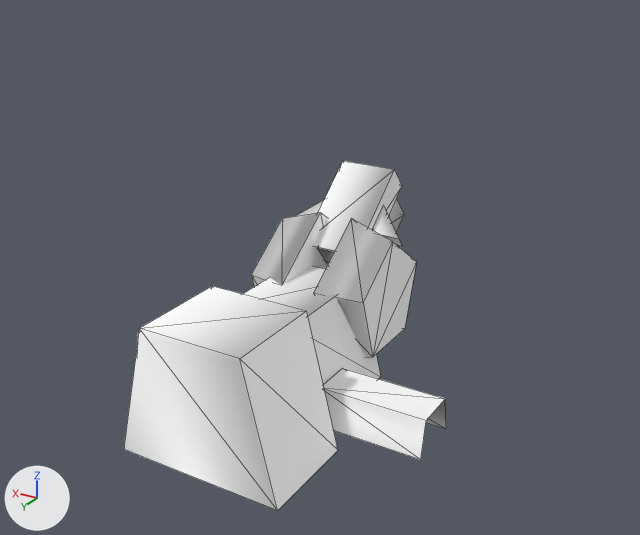
One commit to the OBJ model Assets/Art/Nova1492/GXConverted/Models/UnitParts/ArmWeapons/datan_common_n_arm62_knst_ebcd5b3d.obj: the scene before it, then after it.
Camera for both pictures: a 50 mm lens placed at (-0.984, 1.525, 1.107), pointed at (-0.031, -0.063, 0.313). Lighting does not change. The marker at lower left points along +X, +Y and +Z. The older version comes first. Mesh edges are drawn as thin lines. Where no turn or scale is listed for an object, it has been applied to the vertices.

Names of what the first picture shows: 'datan_common_n_arm62_knst_ebcd5b3d'.
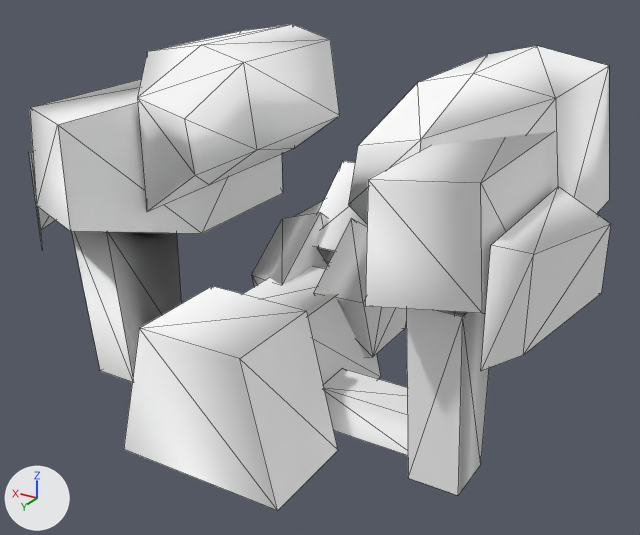
Pixel boxes (x1, y1, x2, y2) of what changed, in the pictures (640 x 535 px):
'datan_common_n_arm62_knst_ebcd5b3d_mesh02', added: after (348, 46, 611, 371)
'datan_common_n_arm62_knst_ebcd5b3d_mesh05', added: after (29, 24, 340, 247)
'datan_common_n_arm62_knst_ebcd5b3d_mesh01', added: after (406, 309, 489, 495)
'datan_common_n_arm62_knst_ebcd5b3d_mesh04', added: after (72, 231, 182, 382)

The change, as a list of edits to the scene's bpy script:
```text
Add me_datan_common_n_arm62_knst_ebcd5b3d_mesh05:
    me_datan_common_n_arm62_knst_ebcd5b3d_mesh05.from_pydata(...)  # 34 vertices, 45 faces; spans x 0.188..0.647, y -0.53..0.315, z 0.304..0.768
    me_datan_common_n_arm62_knst_ebcd5b3d_mesh05.materials.append(mat_datan_common_n_arm62_knst_ebcd5b3d)  # its picture is missing
Add me_datan_common_n_arm62_knst_ebcd5b3d_mesh04:
    me_datan_common_n_arm62_knst_ebcd5b3d_mesh04.from_pydata([(0.368, -0.043, -0.001), (0.368, -0.043, 0.413), (0.368, 0.193, 0.413), (0.368, 0.151, -0.001), (0.477, 0.032, -0.001), (0.477, 0.151, -0.001), (0.477, 0.193, 0.413), (0.477, 0.032, 0.413)], [], [(0, 1, 2), (2, 3, 0), (4, 5, 6), (6, 7, 4), (3, 2, 6), (6, 5, 3), (2, 1, 7), (7, 6, 2), (1, 0, 4), (4, 7, 1)])
    me_datan_common_n_arm62_knst_ebcd5b3d_mesh04.materials.append(mat_datan_common_n_arm62_knst_ebcd5b3d)  # its picture is missing
Add me_datan_common_n_arm62_knst_ebcd5b3d_mesh02:
    me_datan_common_n_arm62_knst_ebcd5b3d_mesh02.from_pydata(...)  # 34 vertices, 45 faces; spans x -0.648..-0.189, y -0.53..0.315, z 0.304..0.767
    me_datan_common_n_arm62_knst_ebcd5b3d_mesh02.materials.append(mat_datan_common_n_arm62_knst_ebcd5b3d)  # its picture is missing
Add me_datan_common_n_arm62_knst_ebcd5b3d_mesh01:
    me_datan_common_n_arm62_knst_ebcd5b3d_mesh01.from_pydata([(-0.369, -0.043, 0.413), (-0.369, -0.043, -0.001), (-0.369, 0.197, 0.413), (-0.369, 0.151, -0.001), (-0.479, 0.151, -0.001), (-0.479, 0.032, -0.001), (-0.479, 0.197, 0.413), (-0.479, 0.032, 0.413)], [], [(0, 1, 2), (3, 2, 1), (4, 5, 6), (7, 6, 5), (2, 3, 6), (4, 6, 3), (1, 0, 5), (7, 5, 0)])
    me_datan_common_n_arm62_knst_ebcd5b3d_mesh01.materials.append(mat_datan_common_n_arm62_knst_ebcd5b3d)  # its picture is missing
Add ob_datan_common_n_arm62_knst_ebcd5b3d_mesh05:
    ob_datan_common_n_arm62_knst_ebcd5b3d_mesh05 = bpy.data.objects.new('datan_common_n_arm62_knst_ebcd5b3d_mesh05', me_datan_common_n_arm62_knst_ebcd5b3d_mesh05)
    ob_datan_common_n_arm62_knst_ebcd5b3d_mesh05.location = (0.0, 0.0, 0.0)
Add ob_datan_common_n_arm62_knst_ebcd5b3d_mesh04:
    ob_datan_common_n_arm62_knst_ebcd5b3d_mesh04 = bpy.data.objects.new('datan_common_n_arm62_knst_ebcd5b3d_mesh04', me_datan_common_n_arm62_knst_ebcd5b3d_mesh04)
    ob_datan_common_n_arm62_knst_ebcd5b3d_mesh04.location = (0.0, 0.0, 0.0)
Add ob_datan_common_n_arm62_knst_ebcd5b3d_mesh02:
    ob_datan_common_n_arm62_knst_ebcd5b3d_mesh02 = bpy.data.objects.new('datan_common_n_arm62_knst_ebcd5b3d_mesh02', me_datan_common_n_arm62_knst_ebcd5b3d_mesh02)
    ob_datan_common_n_arm62_knst_ebcd5b3d_mesh02.location = (0.0, 0.0, 0.0)
Add ob_datan_common_n_arm62_knst_ebcd5b3d_mesh01:
    ob_datan_common_n_arm62_knst_ebcd5b3d_mesh01 = bpy.data.objects.new('datan_common_n_arm62_knst_ebcd5b3d_mesh01', me_datan_common_n_arm62_knst_ebcd5b3d_mesh01)
    ob_datan_common_n_arm62_knst_ebcd5b3d_mesh01.location = (0.0, 0.0, 0.0)
```
